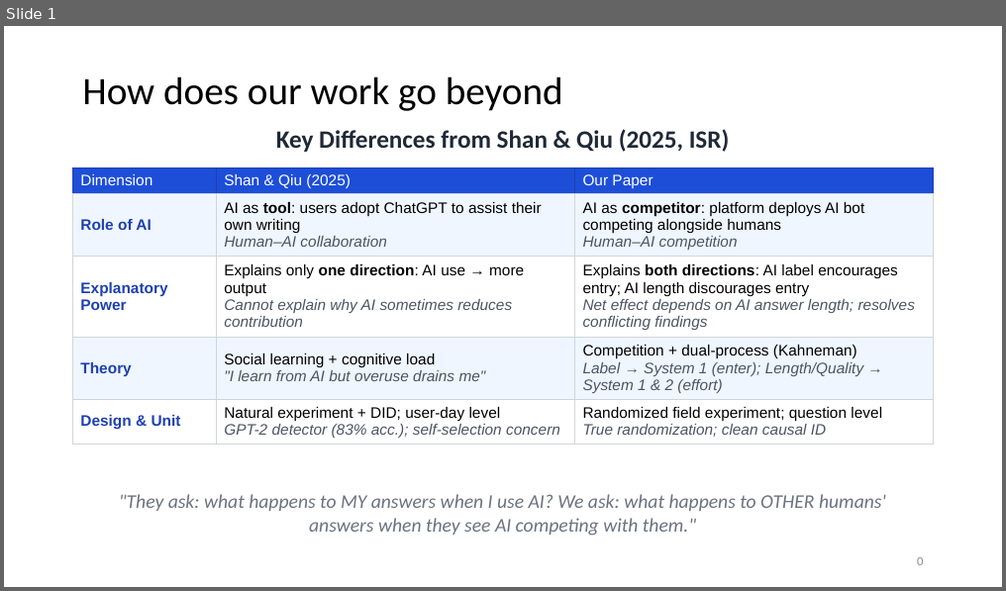
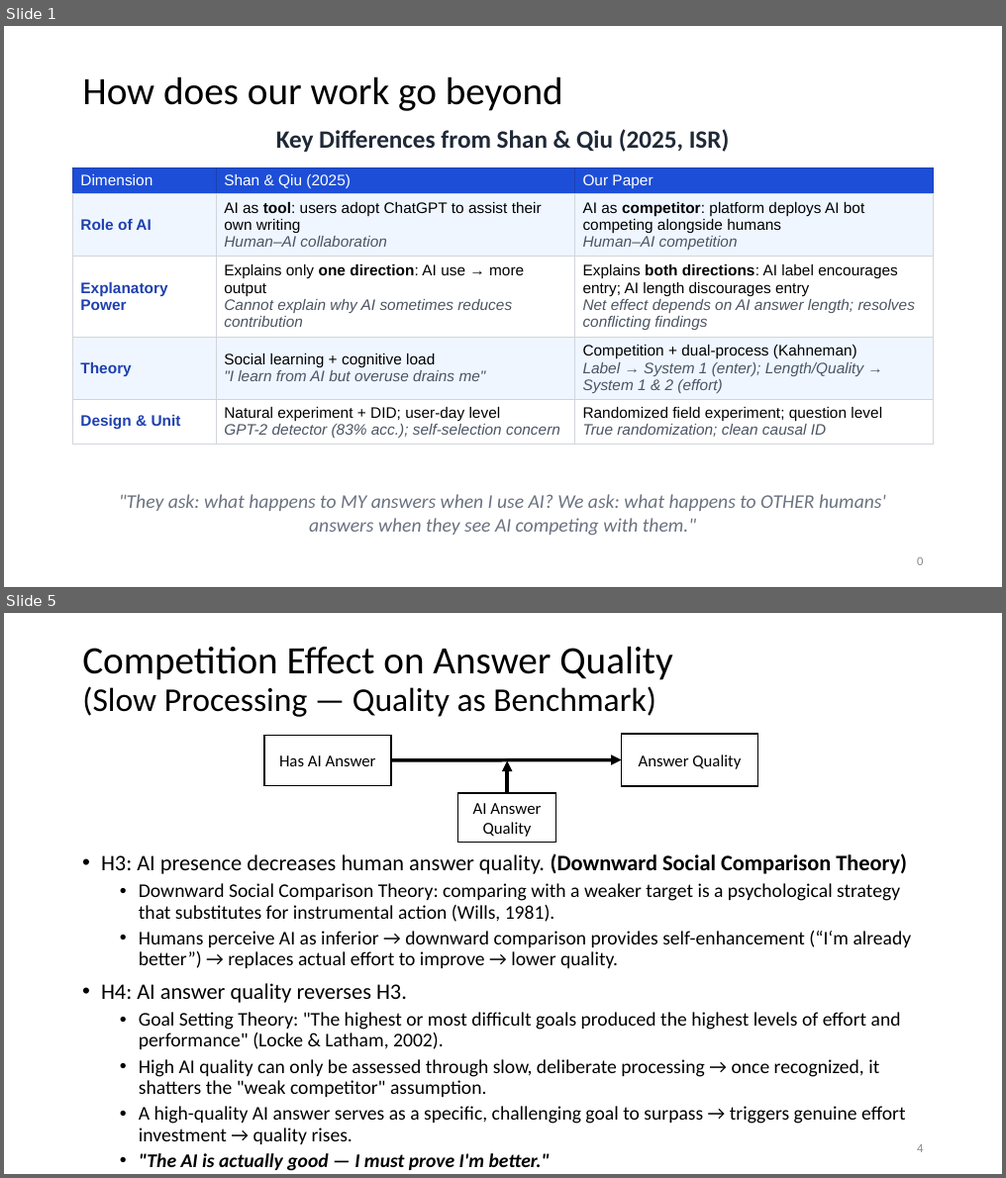
Before and after one commit to chen-junluo/geek-community, a slide deck: Projects/MISQ/MISQ round 2/MISQ_after_SE_260622.pptx. Shown one above the other, each under a label of ours: slide 1 before the commit, slides 1 and 5 after it; the slides between them are not shown. The pictures are 1006x591 and 1006x1178 pixels, drawn with LibreOffice and Linux fonts; fonts in the diff are those of the drawing. Boxes give left, top, right and bottom in pixels: in the first picture for what was removed or moved away, otherwise in the second. Text is boxed around its words. In the diff, an @@ line names an element or a change of style, - is before the commit and + after.

```diff
--- a/Projects/MISQ/MISQ round 2/MISQ_after_SE_260622.pptx
+++ b/Projects/MISQ/MISQ round 2/MISQ_after_SE_260622.pptx
@@ slide 5 added at (x1=4, y1=613, x2=1002, y2=1174), background #FFFFFF @@
@@ title added at (x1=82, y1=646, x2=672, y2=717), 24 pt, text #000000 @@
+Competition Effect on Answer Quality
+(Slow Processing — Quality as Benchmark)
@@ rectangle added at (x1=264, y1=736, x2=391, y2=785), fill #FFFFFF, outline #000000 1 pt, 12 pt, text #000000 @@
+Has AI Answer
@@ arrow added from (391, 761) to (622, 760), #000000 2.5 pt @@
@@ arrow added from (507, 792) to (507, 761), #000000 2.5 pt @@
@@ rectangle added at (x1=622, y1=734, x2=758, y2=785), fill #FFFFFF, outline #000000 1 pt, 12 pt, text #000000 @@
+Answer Quality
@@ rectangle added at (x1=458, y1=792, x2=555, y2=842), fill #FFFFFF, outline #000000 1 pt, 12 pt, text #000000 @@
+AI Answer Quality
@@ text added at (x1=101, y1=854, x2=912, y2=1171), 14 pt, text #000000 @@
+• H3: AI presence decreases human answer quality. (Downward Social Comparison Theory)
+  • Downward Social Comparison Theory: comparing with a weaker target is a psychological strategy that substitutes for instrumental action (Wills, 1981).
+  • Humans perceive AI as inferior → downward comparison provides self-enhancement (“I‘m already better”) → replaces actual effort to improve → lower quality.
+• H4: AI answer quality reverses H3.
+  • Goal Setting Theory: "The highest or most difficult goals produced the highest levels of effort and performance" (Locke & Latham, 2002).
+  • High AI quality can only be assessed through slow, deliberate processing → once recognized, it shatters the "weak competitor" assumption.
+  • A high-quality AI answer serves as a specific, challenging goal to surpass → triggers genuine effort investment → quality rises.
+  • "The AI is actually good — I must prove I'm better."
@@ page number added at (x1=917, y1=1145, x2=923, y2=1153), 9 pt, text #8C8C8C @@
+4
```
Also in this commit, not shown: 1 slide changed, 2 other slides added.
